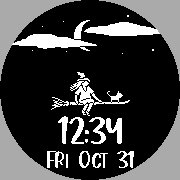
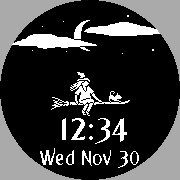
Layers edited between the first and the second w=180, h=180 image:
renamed "Fri Oct 31" to "Wed Nov 30", painted on it over [40, 148, 139, 168]
painted on "12:34" over [58, 116, 127, 144]
added layer "stretching" in group "cats" over [108, 91, 123, 103]
hid "standing", opacity 100% → 23% over [107, 91, 123, 103]
